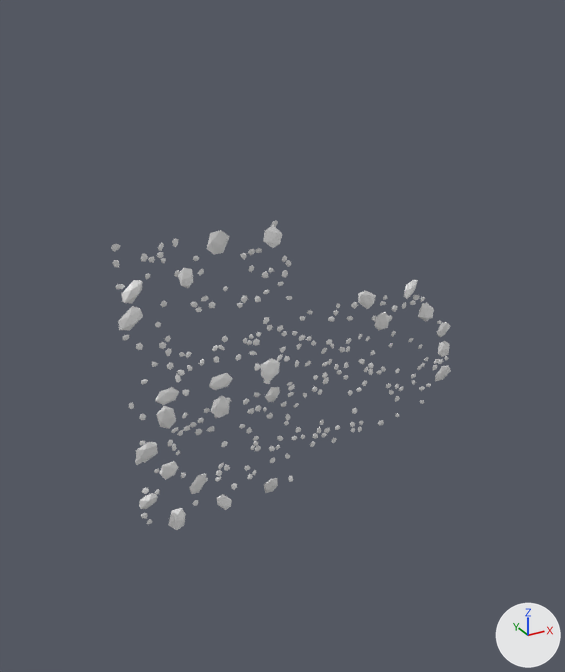
A saved change to the OBJ model apps/simmgr/worlds/collapsed_house_v2/meshes/rock_batch_0.obj.
Both versions are drawn from a 50 mm camera at (-14.4, -25.2, 13.1) aimed at (-0.5, 0.0, 0.5). Every picture has the same lights, and +X, +Y and +Z are marked at lower right. The older version comes first. Where no turn or scale is listed for an object, it has been applied to the vertices. Vertices at exactly the same position are counted once.

The first picture shows 'rock_batch_0'.
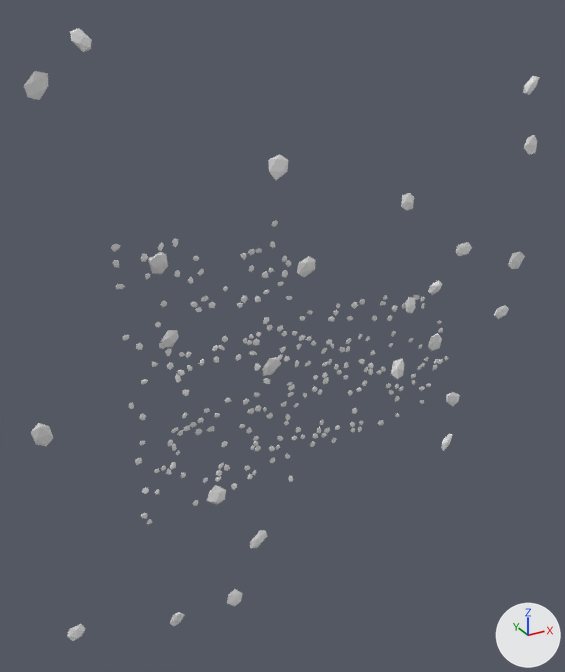
What differs and where, as boxes [x1, y1, x2, y2] in the pictures (565 x 672 px; the box of a moved part takes in the faces that stretch with it):
'rock_batch_0', reshaped (51% wider, 97% taller)
    before: [111, 220, 451, 530]
    after: [24, 28, 539, 641]
part 1 of me_rock_batch_0, moved or reshaped
    before: [156, 406, 176, 429]
    after: [31, 423, 53, 446]
part 2 of me_rock_batch_0, moved or reshaped
    before: [160, 461, 178, 480]
    after: [67, 624, 86, 641]
part 3 of me_rock_batch_0, moved or reshaped
    before: [261, 358, 280, 382]
    after: [268, 155, 288, 180]
part 4 of me_rock_batch_0, moved or reshaped
    before: [374, 312, 390, 331]
    after: [428, 333, 442, 351]
part 5 of me_rock_batch_0, moved or reshaped
    before: [404, 280, 418, 299]
    after: [441, 434, 453, 451]
part 6 of me_rock_batch_0, moved or reshaped
    before: [358, 291, 376, 309]
    after: [446, 392, 460, 406]
part 7 of me_rock_batch_0, deleted
    before: [118, 225, 451, 530]
part 8 of me_rock_batch_0, added
    after: [24, 28, 92, 100]
part 9 of me_rock_batch_0, added
    after: [149, 193, 525, 627]
part 10 of me_rock_batch_0, added
    after: [523, 76, 539, 155]

Patch to the scene script:
```diff
--- a/apps/simmgr/worlds/collapsed_house_v2/meshes/rock_batch_0.obj.py
+++ b/apps/simmgr/worlds/collapsed_house_v2/meshes/rock_batch_0.obj.py
@@ me_rock_batch_0 @@
 # used by ob_rock_batch_0; location = (0.0, 0.0, 0.0)
-me_rock_batch_0.from_pydata(...)  # 3096 vertices, 5160 faces; spans x -7.54..7.14, y -1.81..-1.24, z -5.84..5.66
+me_rock_batch_0.from_pydata(...)  # 3096 vertices, 5160 faces; spans x -10.63..12.16, y -1.61..0.01, z -12.15..12.08
+# me_rock_batch_0 part 1: the loose piece of 12 vertices spanning x -6.47..-5.71, y -1.5..-1.33, z -1.51..-0.51 is moved by (-4.16, 1.34, -0.24)
+# me_rock_batch_0 part 2: the loose piece of 12 vertices spanning x -6.49..-5.73, y -1.53..-1.32, z -3.59..-2.96 is moved by (-3.89, 1.33, -7.23)
+# me_rock_batch_0 part 3: the loose piece of 12 vertices spanning x -2.3..-1.39, y -1.58..-1.31, z -0.55..0.31 is moved by (1.09, 1.32, 7.37)
+# me_rock_batch_0 part 4: the loose piece of 12 vertices spanning x 2.94..3.73, y -1.45..-1.31, z 0.44..1.23 is moved by (2.92, 0.06, -1.59)
+# me_rock_batch_0 part 5: the loose piece of 12 vertices spanning x 4.11..4.87, y -1.8..-1.4, z 1.75..2.43 is moved by (4.01, 1.41, -9.09)
+# me_rock_batch_0 part 6: the loose piece of 12 vertices spanning x 2.1..2.97, y -1.48..-1.32, z 1.53..2.33 is moved by (6.22, 1.33, -6.68)
+# me_rock_batch_0 part 7: 19 loose pieces with 228 vertices, spanning x -7.54..7.11, y -1.81..-1.3, z -5.84..5.66, are deleted
+# me_rock_batch_0 part 8
+# 24 vertices are added at x -9.38..-7.19, y -0.21..0.01, z 10.07..12.08
+# 40 new faces join them
+# me_rock_batch_0 part 9
+# 180 vertices are added at x -6.36..12.14, y -1.61..0.01, z -12.15..5.62
+# 300 new faces join them
+# me_rock_batch_0 part 10
+# 24 vertices are added at x 10.88..12.16, y -0.34..0.01, z 6.59..9.88
+# 40 new faces join them
```
